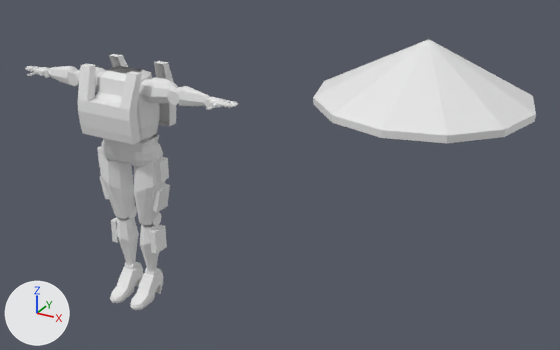
What one commit did to the Blender file Criação de Personagens II/Proxy Model.blend.
Before and after are seen from a camera (50 mm lens) standing at (4.96, -5.83, 4.72) and looking at (1.64, 0.21, 1.7). The axes (+X, +Y, +Z) are drawn at lower left. The lights are the same throughout. The first picture is the older version.

In view in the first picture: 'Chapéu', 'Cylinder'.
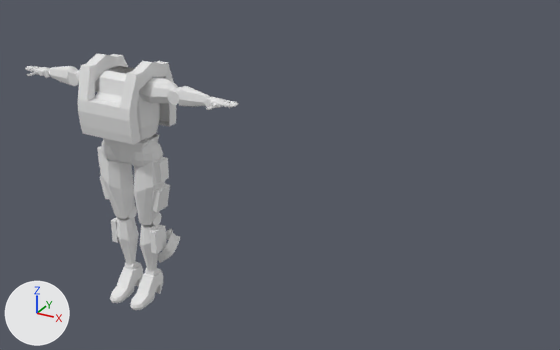
What differs and where, as boxes (x1, y1, x2, y2) in the pictures (560 x 350 px):
'Cylinder', reshaped: before (26, 54, 238, 310); after (26, 53, 238, 310)
'Chapéu', hidden: before (313, 39, 536, 143)
'HelmetNurbsPath', added: after (158, 228, 180, 263)
part 1 of me_cylinder, built on: before (78, 54, 174, 145); after (78, 53, 174, 145)

The change, as a diff of the scene's bpy script:
```diff
--- a/Criação de Personagens II/Proxy Model.blend.py
+++ b/Criação de Personagens II/Proxy Model.blend.py
@@ me_cylinder @@
 # used by ob_cylinder; location = (0.0, 0.0, 0.0)
-me_cylinder.from_pydata(...)  # 1743 vertices, 1699 faces; spans x -1.32..0.0, y -0.38..0.38, z 0.0..2.64
+me_cylinder.from_pydata(...)  # 1772 vertices, 1727 faces; spans x -1.32..0.0, y -0.38..0.38, z 0.0..2.7
+# me_cylinder part 1
+# 16 faces are deleted
+# 19 vertices are added at x -0.35..-0.22, y -0.31..0.31, z 2.48..2.7
+# 10 new vertices lie (0.07, 0.0, 0.0) away from vertices in x -0.32, y -0.38..0.38, z 1.96..2.37
+# 44 new faces join them
@@ me_chapéu @@
 # used by ob_chapéu; location = (0.0, 0.0, 0.0)
-me_chapéu.from_pydata(...)  # 26 vertices, 36 faces; spans x 2.19..3.97, y -0.89..0.89, z 2.72..3.25
+me_chapéu.from_pydata(...)  # 26 vertices, 36 faces; spans x -0.89..0.89, y -0.89..0.89, z 0.01..0.54
+# me_chapéu part 2: the whole mesh is moved by (-3.08, 0.0, -2.71)
@@ cu_nurbspath @@
+cu_nurbspath = bpy.data.curves.new('NurbsPath', 'CURVE')
+cu_nurbspath.dimensions = '3D'
+_sp = cu_nurbspath.splines.new('NURBS'); _sp.points.add(4)
+_sp.points.foreach_set('co', [0.183, 0.0, 0.382, 1.0, 0.403, -0.0302, 0.549, 1.0, 0.446, 0.004, 0.629, 1.0, 0.397, 0.353, 0.853, 1.0, 0.121, 0.398, 0.583, 1.0])
+_sp.order_v = 0
+_sp.use_endpoint_u = True
+cu_nurbspath.use_path = True
+cu_nurbspath.bevel_depth = 0.09
+cu_nurbspath.fill_mode = 'FRONT'
@@ ob_chapéu @@
 ob_chapéu.location = (0.0, 0.0, 0.0)
+ob_chapéu.hide_set(True)
@@ ob_helmetnurbspath @@
+ob_helmetnurbspath = bpy.data.objects.new('HelmetNurbsPath', cu_nurbspath)
+ob_helmetnurbspath.location = (0.0, 0.0, 0.0)
```
